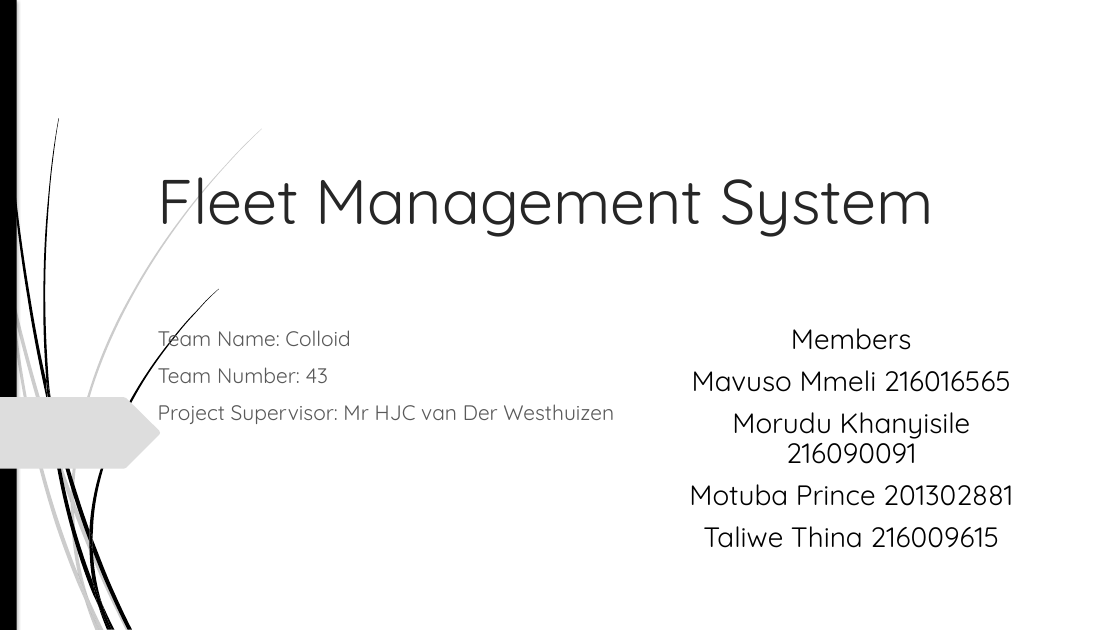
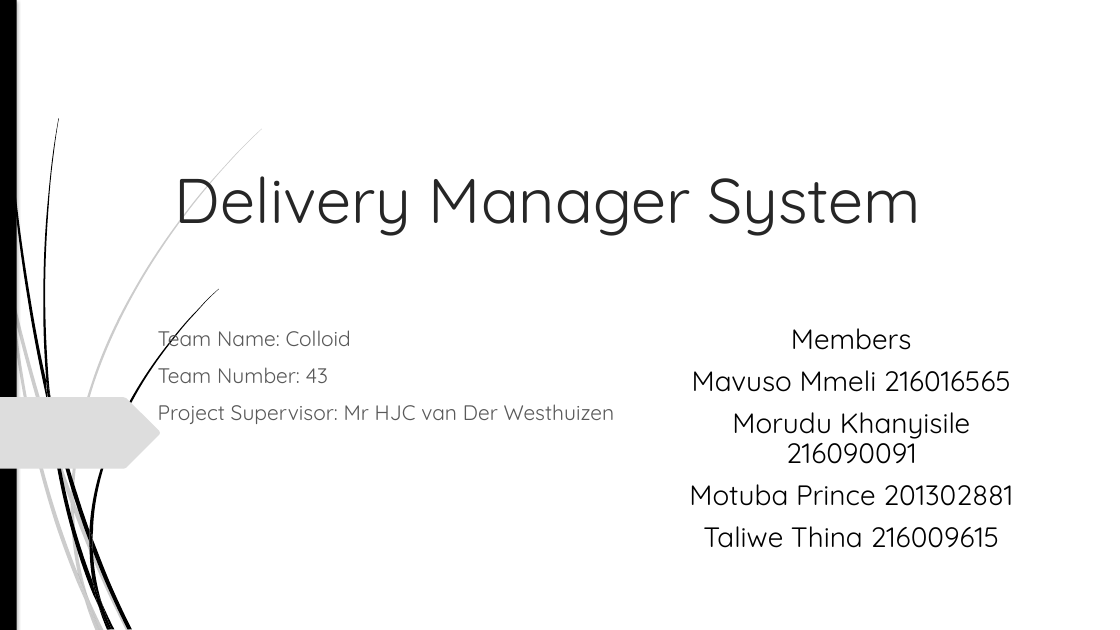
Before and after one commit to ThinaTaliwe/FMS, a slide deck: slide 1 of FMS Presentation.pptx. Drawn at 1120x630 pixels with LibreOffice and Linux fonts; fonts in the diff are those of the drawing. Boxes give left, top, right and bottom in pixels: in the first picture for what was removed or moved away, otherwise in the second. Text is boxed around its words. In the diff, an @@ line names an element or a change of style, - is before the commit and + after.

```diff
--- a/FMS Presentation.pptx
+++ b/FMS Presentation.pptx
@@ text at box(175, 161, 922, 236): text changed @@
-Fleet Management System
+Delivery Manager System
@@ outline redrawn in 7 elements at box(74, 501, 130, 630), box(9, 294, 85, 600), box(71, 129, 262, 501), box(92, 539, 132, 629), box(43, 118, 59, 397), box(103, 604, 115, 630), box(92, 581, 112, 629) @@
```
Also in this commit, not shown: 2 other slides changed, 25 other files.
